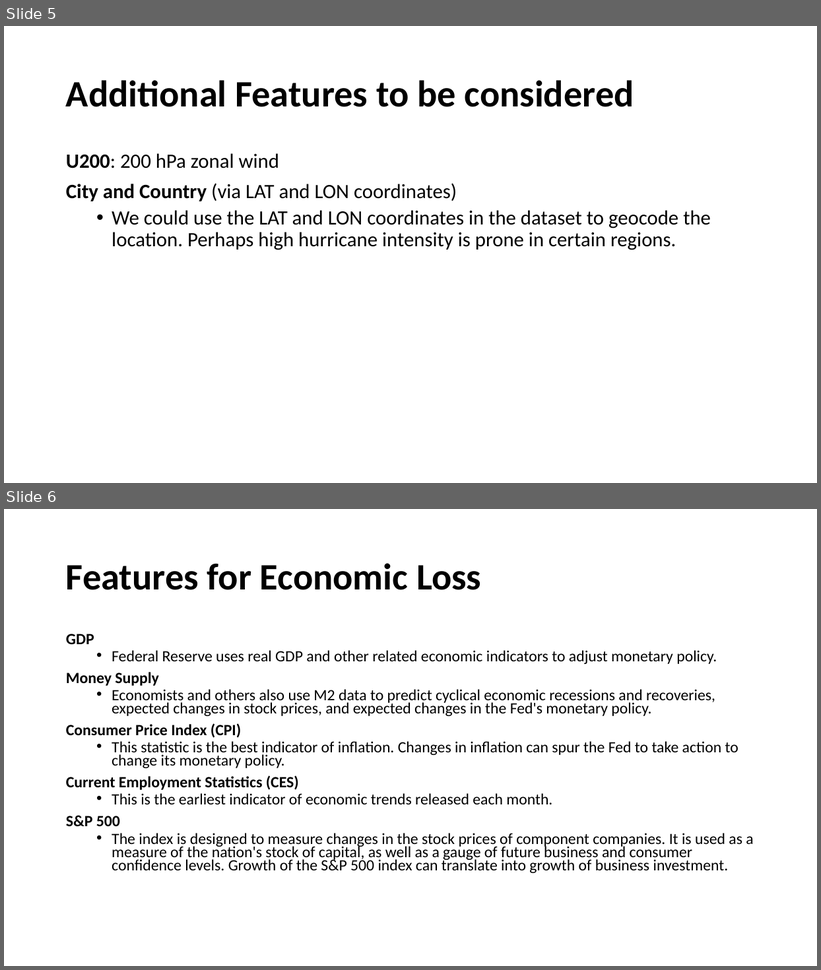
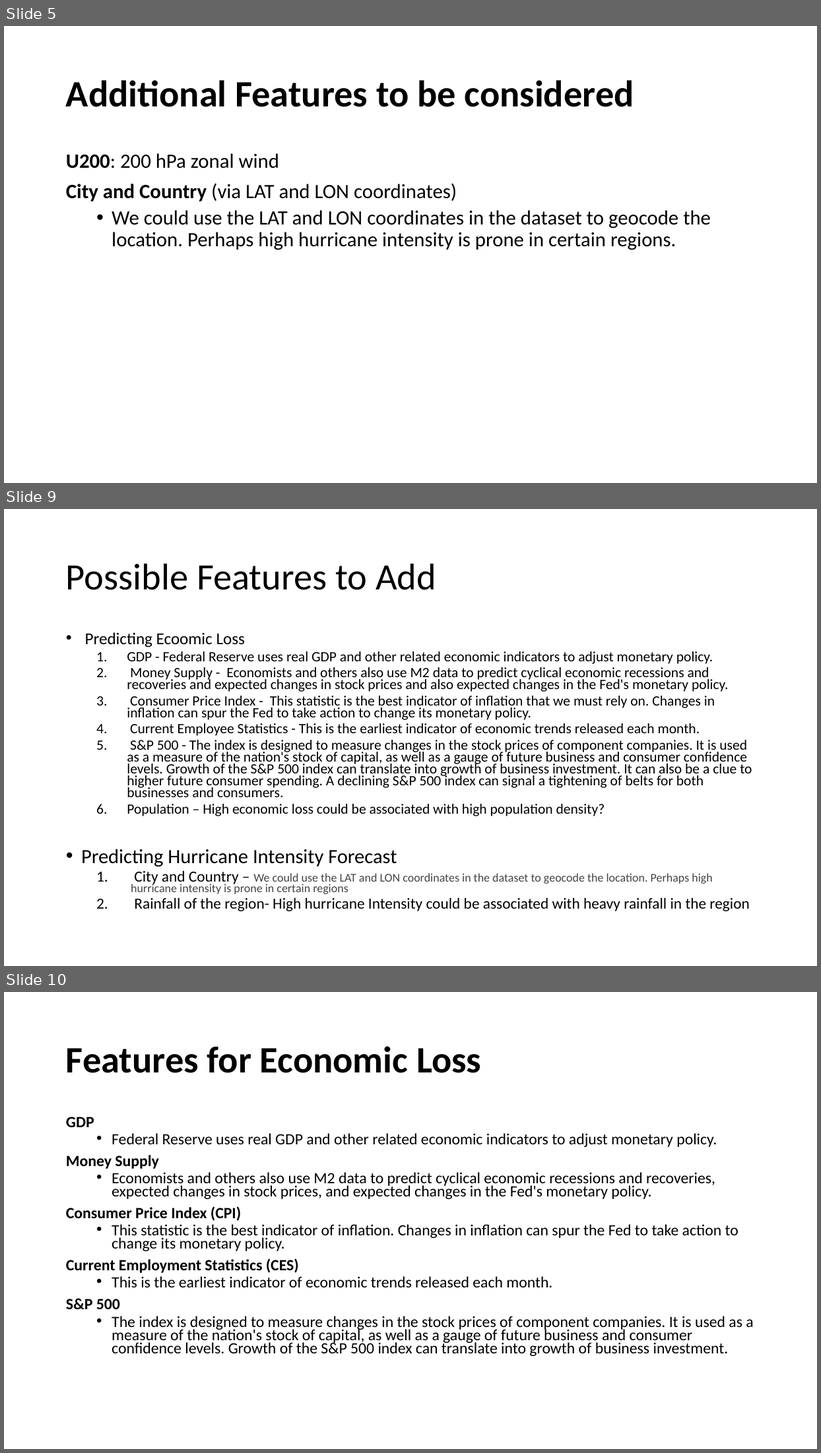
Before and after one commit to akshaym2497/RMDS_Hurricane_Forecasting, a slide deck: presentation material/week3_hurricane.pptx. Shown one above the other, each under a label of ours: slides 5 and 6 before the commit, slides 5, 9 and 10 after it; the slides between them are not shown. The pictures are 821x970 and 821x1453 pixels, drawn with LibreOffice and Linux fonts; fonts in the diff are those of the drawing. Boxes give left, top, right and bottom in pixels: in the first picture for what was removed or moved away, otherwise in the second. Text is boxed around its words. In the diff, an @@ line names an element or a change of style, - is before the commit and + after.

```diff
--- a/presentation material/week3_hurricane.pptx
+++ b/presentation material/week3_hurricane.pptx
@@ slide 9 added at [4,509,817,966], background #FFFFFF @@
@@ title added at [66,563,436,590], 44 pt, text #000000 @@
+Possible Features to Add
@@ text added at [81,632,752,912], 16.8 pt, text #000000 @@
+• Predicting Ecoomic Loss
+  1. GDP - Federal Reserve uses real GDP and other related economic indicators to adjust monetary policy.
+  2. Money Supply - Economists and others also use M2 data to predict cyclical economic recessions and recoveries and expected changes in stock prices and also expected changes in the Fed's monetary policy.
+  3. Consumer Price Index - This statistic is the best indicator of inflation that we must rely on. Changes in inflation can spur the Fed to take action to change its monetary policy.
+  4. Current Employee Statistics - This is the earliest indicator of economic trends released each month.
+  5. S&P 500 - The index is designed to measure changes in the stock prices of component companies. It is used as a measure of the nation's stock of capital, as well as a gauge of future business and consumer confidence levels. Growth of the S&P 500 index can translate into growth of business investment. It can also be a clue to higher future consumer spending. A declining S&P 500 index can signal a tightening of belts for both businesses and consumers.
+  6. Population – High economic loss could be associated with high population density?
+• Predicting Hurricane Intensity Forecast
+  1. City and Country – We could use the LAT and LON coordinates in the dataset to geocode the location. Perhaps high hurricane intensity is prone in certain regions
+  2. Rainfall of the region- High hurricane Intensity could be associated with heavy rainfall in the region
@@ what was slide 6 is now slide 10 @@
```
Also in this commit, not shown: 4 slides changed, 4 other slides added.
